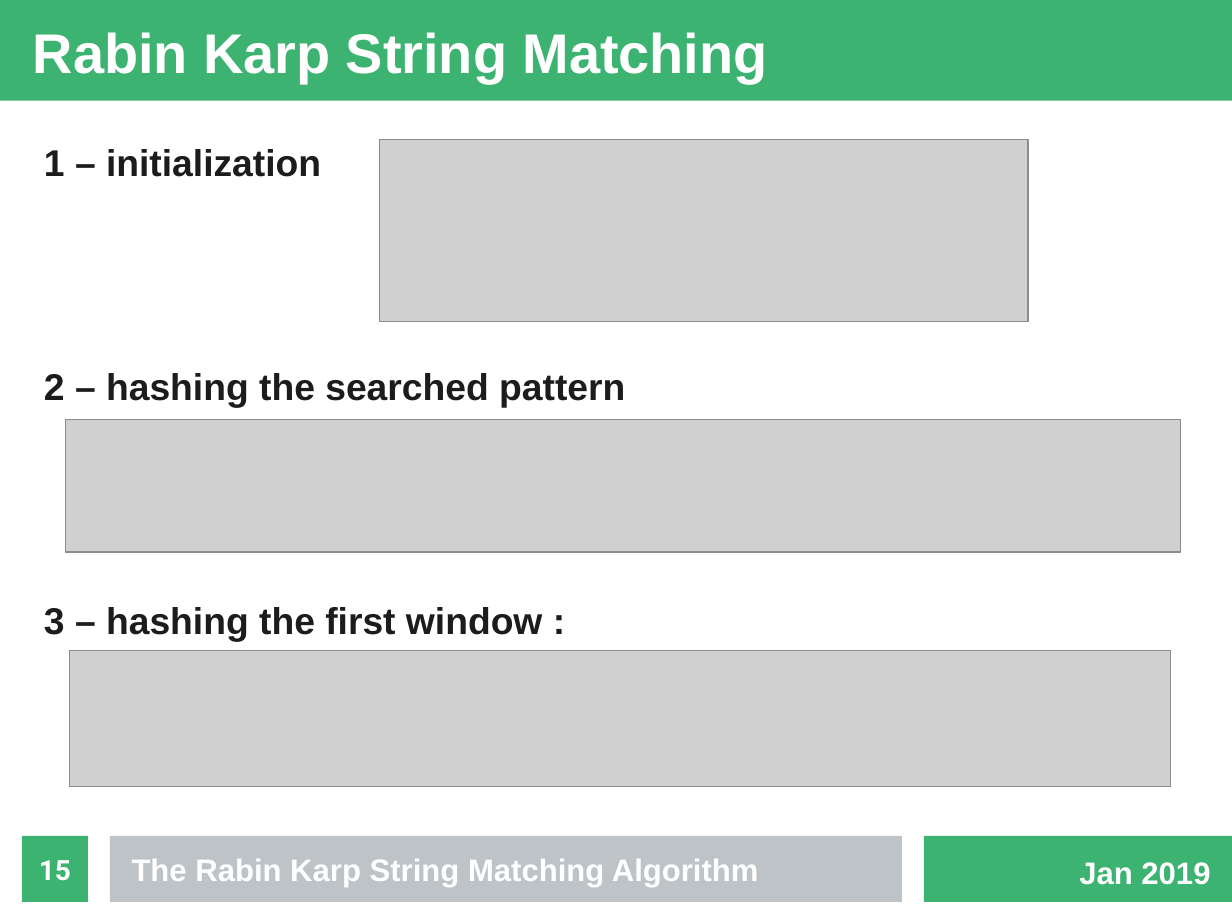
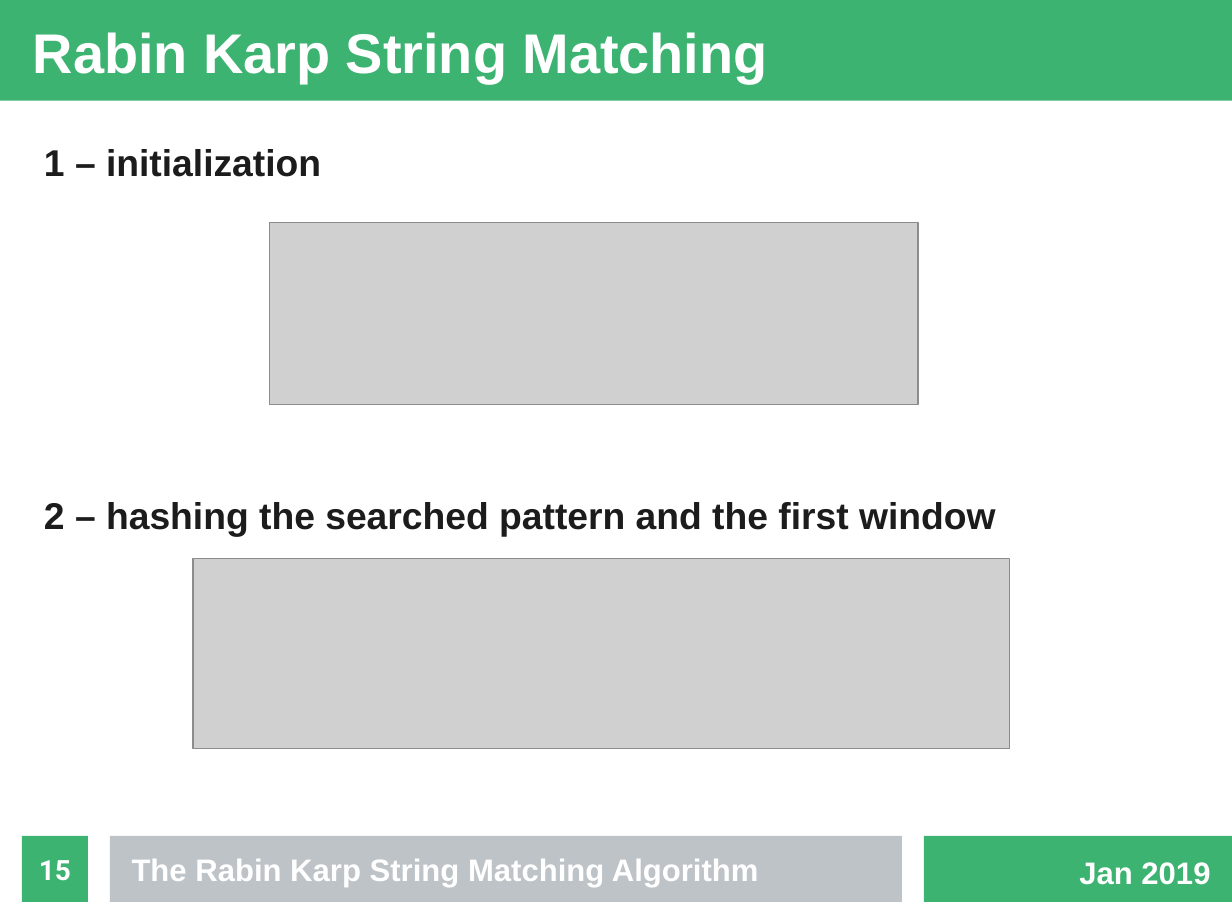
Before and after one commit to fennecinspace/Rabin-Karp, a slide deck: slide 15 of presentation/presentation.odp. Drawn at 1232x924 pixels with LibreOffice and Linux fonts; fonts in the diff are those of the drawing; grey boxes stand for pictures. Boxes give left, top, right and bottom in pixels: in the first picture for what was removed or moved away, otherwise in the second. Text is boxed around its words. In the diff, an @@ line names an element or a change of style, - is before the commit and + after.

Commit message:
updated presentation

```diff
--- a/presentation/presentation.odp
+++ b/presentation/presentation.odp
@@ picture: place and size @@
-picture at box(380, 140, 1029, 322)
+picture at box(271, 222, 919, 405)
@@ text at box(44, 502, 995, 537): text changed @@
-2 – hashing the searched pattern
-3 – hashing the first window :
+2 – hashing the searched pattern and the first window
@@ picture: place and size @@
-picture at box(66, 420, 1182, 552)
+picture at box(193, 559, 1011, 749)
@@ picture removed at box(69, 651, 1171, 787) @@
```
Also in this commit, not shown: 2 other slides changed, 1 other file.
